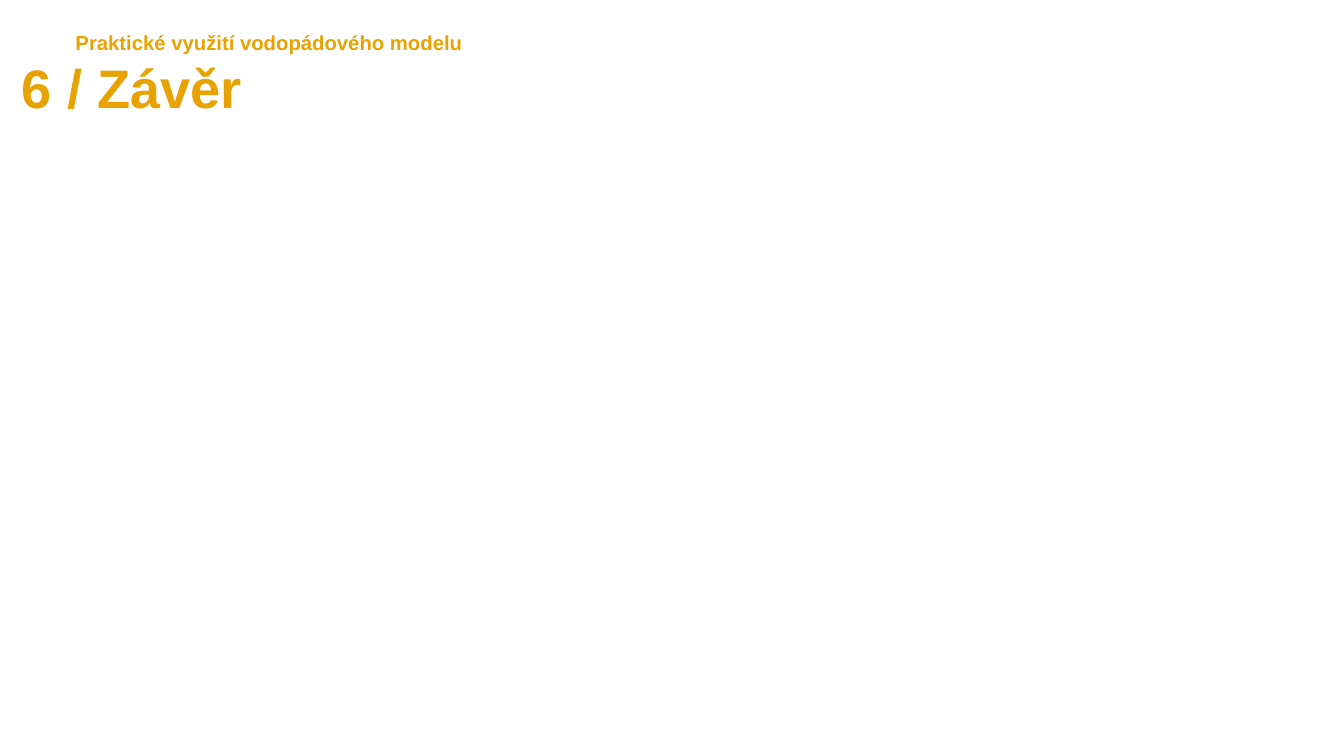
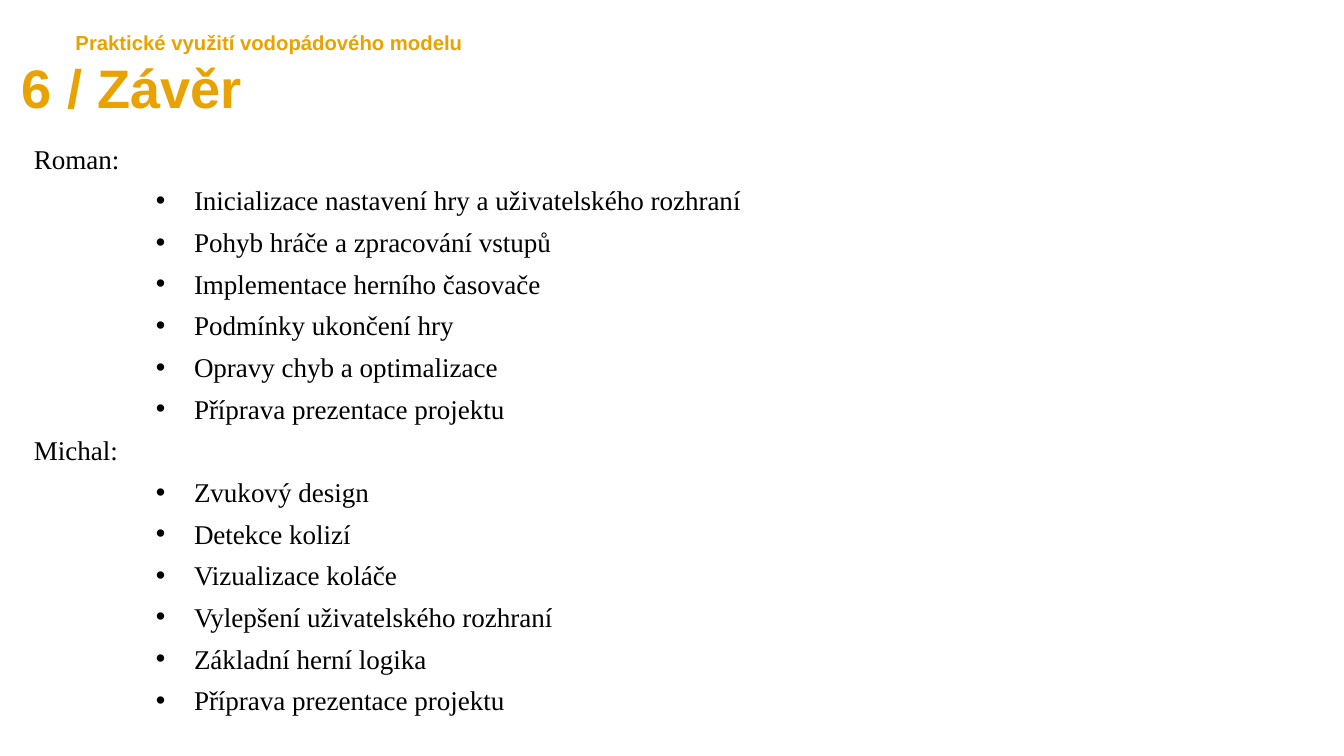
Before and after one commit to marecekroman/GregGame, a slide deck: slide 11 of Gregs Game.pptx (slide 10 before the commit). Drawn at 1344x756 pixels with LibreOffice and Linux fonts; fonts in the diff are those of the drawing. Boxes give left, top, right and bottom in pixels: in the first picture for what was removed or moved away, otherwise in the second. Text is boxed around its words. In the diff, an @@ line names an element or a change of style, - is before the commit and + after.

```diff
--- a/Gregs Game.pptx
+++ b/Gregs Game.pptx
@@ text added at box(34, 151, 741, 716), 16 pt, text #000000 @@
+Roman:
+    • Inicializace nastavení hry a uživatelského rozhraní
+    • Pohyb hráče a zpracování vstupů
+    • Implementace herního časovače
+    • Podmínky ukončení hry
+    • Opravy chyb a optimalizace
+    • Příprava prezentace projektu
+Michal:
+    • Zvukový design
+    • Detekce kolizí
+    • Vizualizace koláče
+    • Vylepšení uživatelského rozhraní
+    • Základní herní logika
+    • Příprava prezentace projektu
```
Also in this commit, not shown: 5 other slides changed, 1 slide added, 24 other files.
